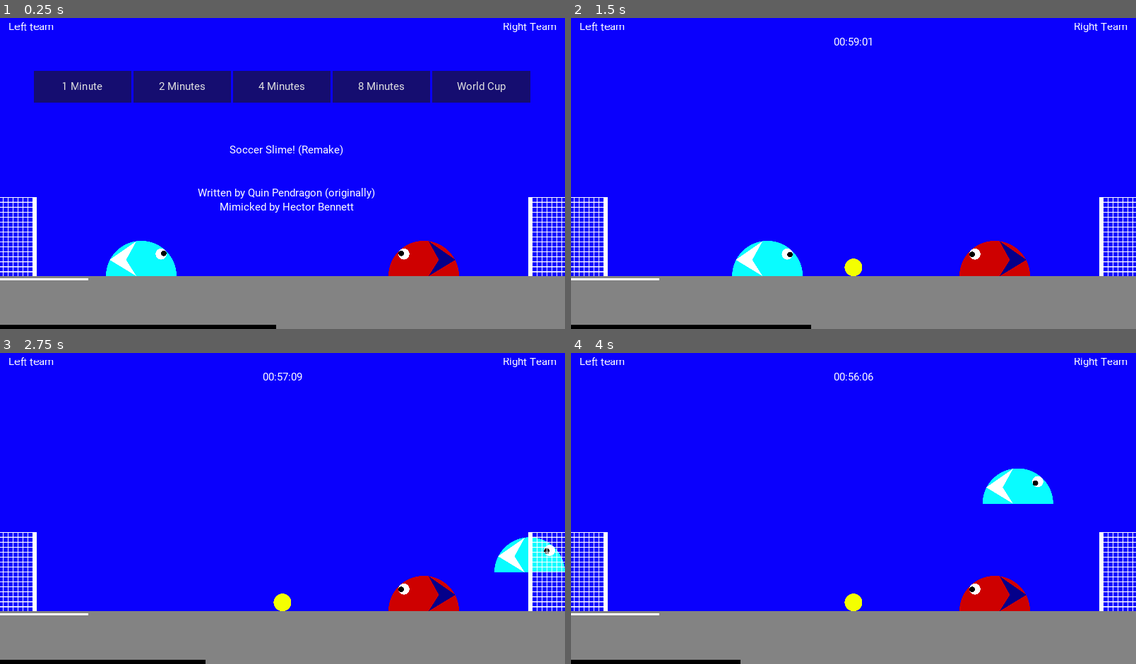
Above: before the commit, frames 1-4 (two rows, left to right).
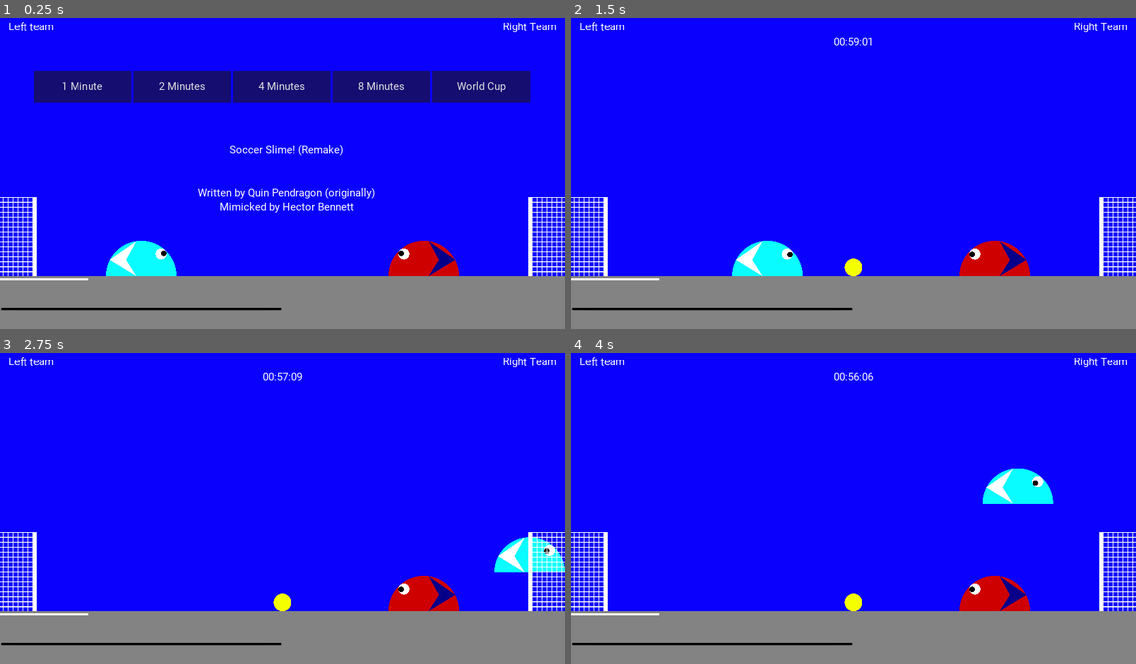
Above: after the commit, the same moments.

Repository: hectorbennett/slime-soccer
Game: Godot game, scene res://src/Main/Game.tscn
The game is run twice, just before and just after one commit, with the same random seed, the same clock (stepped at 60 frames per second) and the same inputs.
Inputs:
- Up to frame 1 (0.25 s): no input
- Up to frame 2 (1.5 s): click "1 Minute" at 0.5 s; tap Enter at 1.25 s; hold D (ui_right) from 1.28 s (still down)
- Up to frame 3 (2.75 s): keep holding D (ui_right); tap W (ui_up) at 1.52, 2.27 s
- Up to frame 4 (4 s): release D (ui_right) at 2.78 s; hold A (ui_left) 2.78-3.53 s; hold D (ui_right) from 3.53 s (still down); tap W (ui_up) at 3.77 s

The runs differ from the first frame. In frame 1, 1.1% of the frame differs, in the area x 0-50%, y 93-100%; in frame 2, 1.0%; in frame 3, 0.9%; in frame 4, 0.9%.

Commit message:
Add goal hanging indicator and signals

Diff:
--- a/src/Goal/Goal.gd
+++ b/src/Goal/Goal.gd
@@ -1,3 +1,11 @@
 extends Node2D
 
-export var slime = ''
+export(NodePath) var SlimePath
+export(NodePath) var BallPath
+
+onready var SLIME = get_node(SlimePath)
+onready var BALL = get_node(BallPath)
+
+func _on_Net_body_entered(body: Node) -> void:
+	if body == BALL:
+		SLIME.score()
--- a/src/Goal/Goal.tscn
+++ b/src/Goal/Goal.tscn
@@ -1,8 +1,7 @@
-[gd_scene load_steps=7 format=2]
+[gd_scene load_steps=6 format=2]
 
 [ext_resource path="res://assets/textures/Goal.png" type="Texture" id=1]
 [ext_resource path="res://src/Goal/Goal.gd" type="Script" id=2]
-[ext_resource path="res://src/Goal/Net.gd" type="Script" id=3]
 
 [sub_resource type="RectangleShape2D" id=1]
 extents = Vector2( 34, 2 )
@@ -30,7 +29,6 @@
 [node name="Net" type="Area2D" parent="."]
 gravity_vec = Vector2( 0, 0.638 )
 collision_layer = 2
-script = ExtResource( 3 )
 
 [node name="Hitbox" type="CollisionShape2D" parent="Net"]
 position = Vector2( 0, 8 )
@@ -42,4 +40,5 @@
 [node name="Hitbox" type="CollisionShape2D" parent="Offside"]
 position = Vector2( 0, 16 )
 shape = SubResource( 3 )
-[connection signal="body_entered" from="Net" to="Net" method="_on_body_entered"]
+
+[connection signal="body_entered" from="Net" to="." method="_on_Net_body_entered"]
--- a/src/Goal/GoalBox.gd
+++ /dev/null
@@ -1 +0,0 @@
-extends Node2D
--- a/src/Goal/GoalBox.tscn
+++ /dev/null
@@ -1,18 +0,0 @@
-[gd_scene load_steps=2 format=2]
-
-[sub_resource type="RectangleShape2D" id=1]
-extents = Vector2( 80, 80 )
-
-[node name="Area2D" type="Area2D"]
-
-[node name="CollisionShape2D" type="CollisionShape2D" parent="."]
-shape = SubResource( 1 )
-
-[node name="ColorRect" type="ColorRect" parent="."]
-margin_left = -80.0
-margin_top = 68.0
-margin_right = 80.0
-margin_bottom = 72.0
-__meta__ = {
-"_edit_use_anchors_": false
-}
--- a/src/Goal/GoalHangingIndicator.gd
+++ b/src/Goal/GoalHangingIndicator.gd
@@ -1,21 +1,19 @@
 extends Node2D
 
-onready var styleBox := StyleBoxFlat.new()
+# onready var styleBox := StyleBoxFlat.new()
 
-onready var TIMER: Timer = $Timer
-onready var PROGRESS_BAR: ProgressBar = $ProgressBar
+# onready var TIMER: Timer = $Timer
+# onready var PROGRESS_BAR: ProgressBar = $ProgressBar
 
-func _ready():
-	set_color('#bada55')
-	TIMER.start()
 
-func set_color(color: String):
-	pass
 
-func start():
-	TIMER.start()
+# func set_color(color: String):
+# 	pass
 
-func _on_timeout():
-	styleBox.bg_color = Color('#bada55')
-	PROGRESS_BAR.add_stylebox_override('fg', styleBox)
-	PROGRESS_BAR.value -= 1
+# func start():
+# 	TIMER.start()
+
+# func _on_timeout():
+# 	styleBox.bg_color = Color('#bada55')
+# 	PROGRESS_BAR.add_stylebox_override('fg', styleBox)
+# 	PROGRESS_BAR.value -= 1
--- a/src/Goal/GoalHangingIndicator.tscn
+++ b/src/Goal/GoalHangingIndicator.tscn
@@ -24,5 +24,3 @@
 __meta__ = {
 "_edit_use_anchors_": false
 }
-
-[connection signal="timeout" from="Timer" to="." method="_on_timeout"]
--- /dev/null
+++ b/src/Goal/GoalHangingZone.gd
@@ -0,0 +1,26 @@
+# https://youtu.be/JRvQrmuzmO8?t=149
+
+extends Node2D
+
+signal on_timeout
+
+export(NodePath) var SlimePath
+
+onready var SLIME = get_node(SlimePath)
+onready var TIMER: Timer = $Timer
+onready var PROGRESS_BAR: ProgressBar = $ProgressBar
+
+func _on_Area2D_body_entered(body: Node) -> void:
+	if body == SLIME:
+		TIMER.start()
+
+func _on_Area2D_body_exited(body: Node) -> void:
+	if body == SLIME:
+		TIMER.stop()
+		PROGRESS_BAR.value = 100
+
+func _on_Timer_timeout() -> void:
+	PROGRESS_BAR.value -= 1
+	if PROGRESS_BAR.value <= 0:
+		emit_signal("on_timeout")
+		TIMER.stop()
--- /dev/null
+++ b/src/Goal/GoalHangingZone.tscn
@@ -0,0 +1,58 @@
+[gd_scene load_steps=6 format=2]
+
+[ext_resource path="res://src/Goal/GoalHangingIndicator.tscn" type="PackedScene" id=1]
+[ext_resource path="res://src/Goal/GoalHangingZone.gd" type="Script" id=2]
+
+[sub_resource type="RectangleShape2D" id=1]
+extents = Vector2( 80, 80 )
+
+[sub_resource type="RectangleShape2D" id=2]
+extents = Vector2( 80, 80 )
+
+[sub_resource type="StyleBoxFlat" id=3]
+bg_color = Color( 0.6, 0.6, 0.6, 0 )
+corner_detail = 1
+
+[node name="GoalHangingZone" type="Area2D"]
+script = ExtResource( 2 )
+
+[node name="ZoneArea" type="CollisionShape2D" parent="."]
+shape = SubResource( 1 )
+
+[node name="Area2D" type="Area2D" parent="ZoneArea"]
+
+[node name="CollisionShape2D" type="CollisionShape2D" parent="ZoneArea/Area2D"]
+shape = SubResource( 2 )
+
+[node name="ZoneLine" type="ColorRect" parent="."]
+margin_left = -80.0
+margin_top = 68.0
+margin_right = 80.0
+margin_bottom = 72.0
+__meta__ = {
+"_edit_use_anchors_": false
+}
+
+[node name="GoalHangingIndicator" parent="." instance=ExtResource( 1 )]
+position = Vector2( 0, 568 )
+
+[node name="Timer" type="Timer" parent="."]
+wait_time = 0.01
+
+[node name="ProgressBar" type="ProgressBar" parent="."]
+modulate = Color( 0, 0, 0, 1 )
+margin_left = -80.0
+margin_top = 120.0
+margin_right = 432.0
+margin_bottom = 128.0
+custom_styles/bg = SubResource( 3 )
+custom_colors/font_color = Color( 0, 0, 0, 0 )
+value = 100.0
+percent_visible = false
+__meta__ = {
+"_edit_use_anchors_": false
+}
+
+[connection signal="body_entered" from="ZoneArea/Area2D" to="." method="_on_Area2D_body_entered"]
+[connection signal="body_exited" from="ZoneArea/Area2D" to="." method="_on_Area2D_body_exited"]
+[connection signal="timeout" from="Timer" to="." method="_on_Timer_timeout"]
--- a/src/Goal/Net.gd
+++ /dev/null
@@ -1,6 +0,0 @@
-extends Area2D
-
-func _on_body_entered(body):
-	if body.name == 'Ball':
-		var slime = get_tree().get_root().get_node('Game').get_node(get_parent().slime)
-		slime.score()
--- a/src/Main/Game.gd
+++ b/src/Main/Game.gd
@@ -79,11 +79,6 @@
 	pass
 	# $GoalHangingIndicatorLeft.set_color(SLIME_LEFT.team['decoration'])
 
-func _on_GoalBoxLeft_body_entered(body: Slime):
-	# if (body.name == 'SlimeLeft'):
-	# 	$GoalHangingIndicatorLeft.start()
+func _on_GoalHangingZoneLeft_on_timeout() -> void:
+	print('LEFT GOAL HANGING')
 	pass # Replace with function body.
-
-func _on_GoalHangingTimerLeft_timeout():
-	print('goalhanging!')
-	pass # Replace with function body.
--- a/src/Main/Game.tscn
+++ b/src/Main/Game.tscn
@@ -1,9 +1,8 @@
-[gd_scene load_steps=9 format=2]
+[gd_scene load_steps=8 format=2]
 
-[ext_resource path="res://src/Goal/GoalBox.tscn" type="PackedScene" id=1]
+[ext_resource path="res://src/Goal/GoalHangingZone.tscn" type="PackedScene" id=1]
 [ext_resource path="res://src/Ball/Ball.tscn" type="PackedScene" id=2]
 [ext_resource path="res://src/Slime/Slime.tscn" type="PackedScene" id=3]
-[ext_resource path="res://src/Goal/GoalHangingIndicator.tscn" type="PackedScene" id=4]
 [ext_resource path="res://src/Main/Game.gd" type="Script" id=7]
 [ext_resource path="res://src/Goal/Goal.tscn" type="PackedScene" id=8]
 [ext_resource path="res://src/HUD/HUD.tscn" type="PackedScene" id=11]
@@ -44,13 +43,15 @@
 
 [node name="GoalLeft" parent="." instance=ExtResource( 8 )]
 position = Vector2( 32, 408 )
-slime = "SlimeRight"
+SlimePath = NodePath("../SlimeRight")
+BallPath = NodePath("../Ball")
 
 [node name="GoalRight" parent="." instance=ExtResource( 8 )]
 position = Vector2( 992, 408 )
 rotation = -3.14159
 scale = Vector2( 1, -1 )
-slime = "SlimeLeft"
+SlimePath = NodePath("../SlimeLeft")
+BallPath = NodePath("../Ball")
 
 [node name="Pitch" type="Node2D" parent="."]
 position = Vector2( 0, -32 )
@@ -108,21 +109,14 @@
 rotation = 1.5708
 shape = SubResource( 1 )
 
-[node name="GoalBoxLeft" parent="." instance=ExtResource( 1 )]
+[node name="GoalHangingZoneLeft" parent="." instance=ExtResource( 1 )]
 position = Vector2( 80, 416 )
+SlimePath = NodePath("../SlimeLeft")
 
 [node name="GameTimer" type="Timer" parent="."]
 wait_time = 0.1
 
-[node name="GoalHangingIndicatorLeft" parent="." instance=ExtResource( 4 )]
-position = Vector2( 0, 568 )
-
-[node name="GoalHangingTimerLeft" type="Timer" parent="."]
-wait_time = 3.0
-one_shot = true
-
 [connection signal="start_game" from="HUD" to="." method="_on_click_start_game"]
 [connection signal="change_team" from="SlimeLeft" to="." method="_on_SlimeLeft_change_team"]
-[connection signal="body_entered" from="GoalBoxLeft" to="." method="_on_GoalBoxLeft_body_entered"]
+[connection signal="on_timeout" from="GoalHangingZoneLeft" to="." method="_on_GoalHangingZoneLeft_on_timeout"]
 [connection signal="timeout" from="GameTimer" to="." method="_on_GameTimer_timeout"]
-[connection signal="timeout" from="GoalHangingTimerLeft" to="." method="_on_GoalHangingTimerLeft_timeout"]
